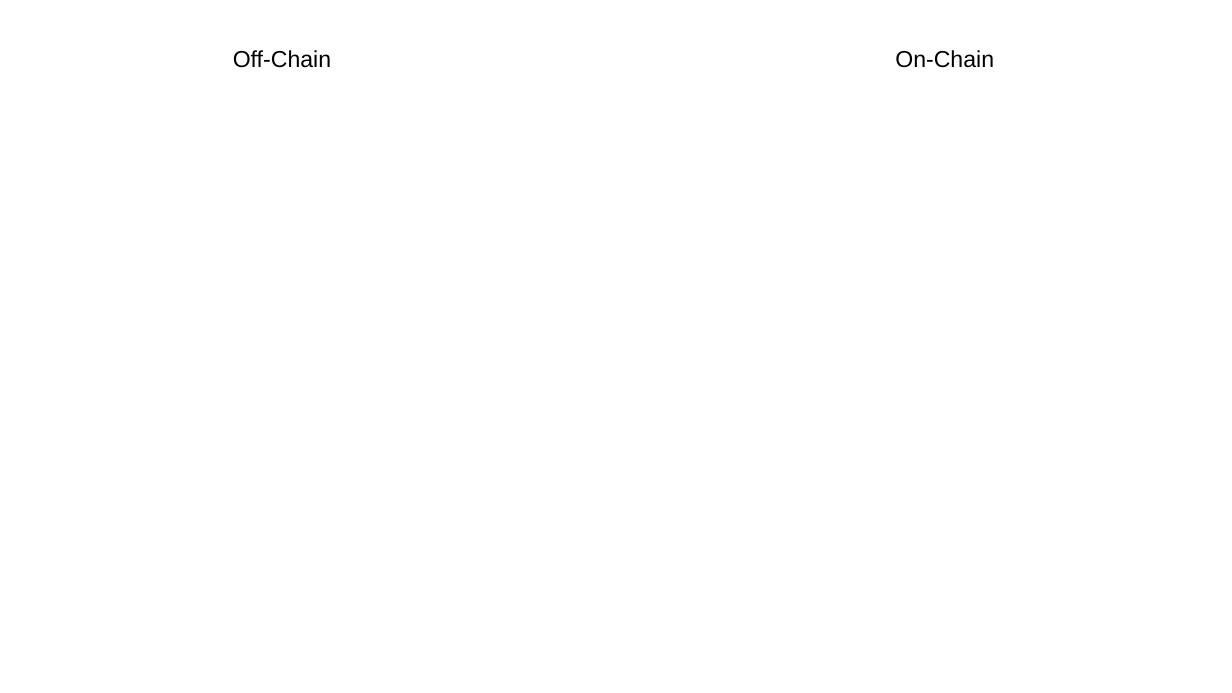
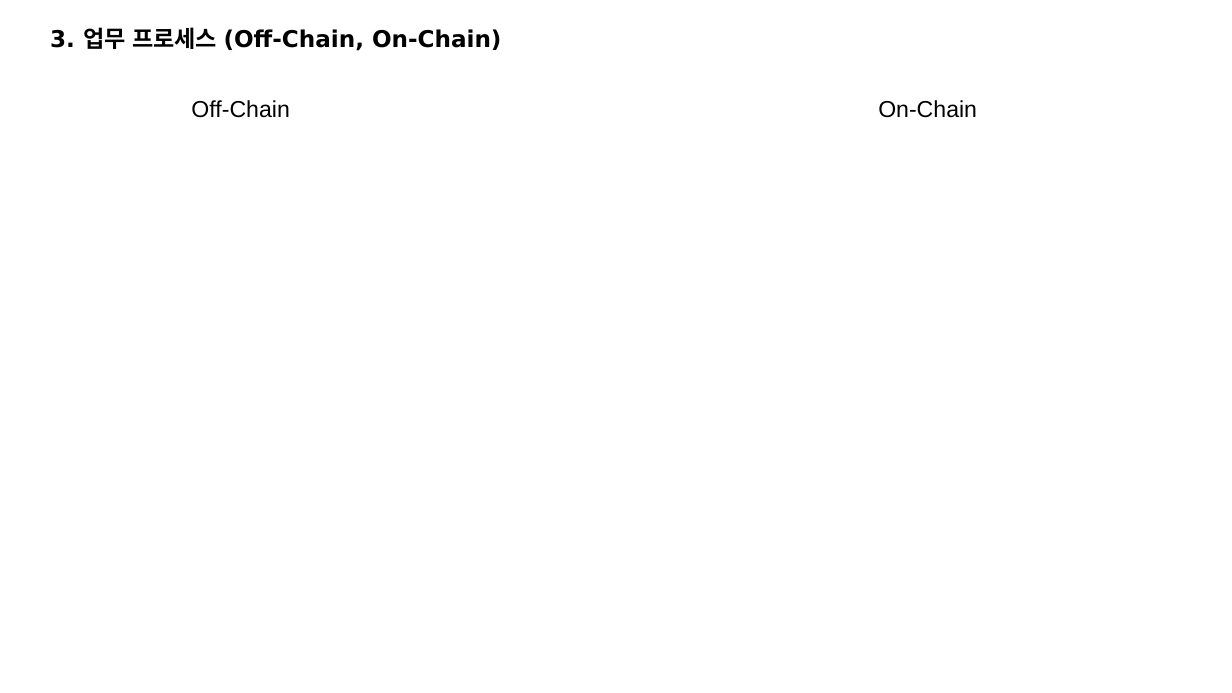
Before and after one commit to ro0opf/blockchain-jdp, a slide deck: slide 5 of blockchain_archi_v3.1.pptx. Drawn at 1232x693 pixels with LibreOffice and Linux fonts; fonts in the diff are those of the drawing. Boxes give left, top, right and bottom in pixels: in the first picture for what was removed or moved away, otherwise in the second. Text is boxed around its words. In the diff, an @@ line names an element or a change of style, - is before the commit and + after.

```diff
--- a/blockchain_archi_v3.1.pptx
+++ b/blockchain_archi_v3.1.pptx
@@ text added at (x1=50, y1=27, x2=501, y2=51), 18 pt, text #000000, bold @@
+3. 업무 프로세스 (Off-Chain, On-Chain)
@@ text "Off-Chain" moved from (x1=233, y1=50, x2=331, y2=68) to (x1=191, y1=100, x2=289, y2=118) @@
@@ text "On-Chain" moved from (x1=895, y1=50, x2=994, y2=68) to (x1=878, y1=100, x2=977, y2=118) @@
```
Also in this commit, not shown: 3 other slides changed, 1 slide added, 1 slide removed.
